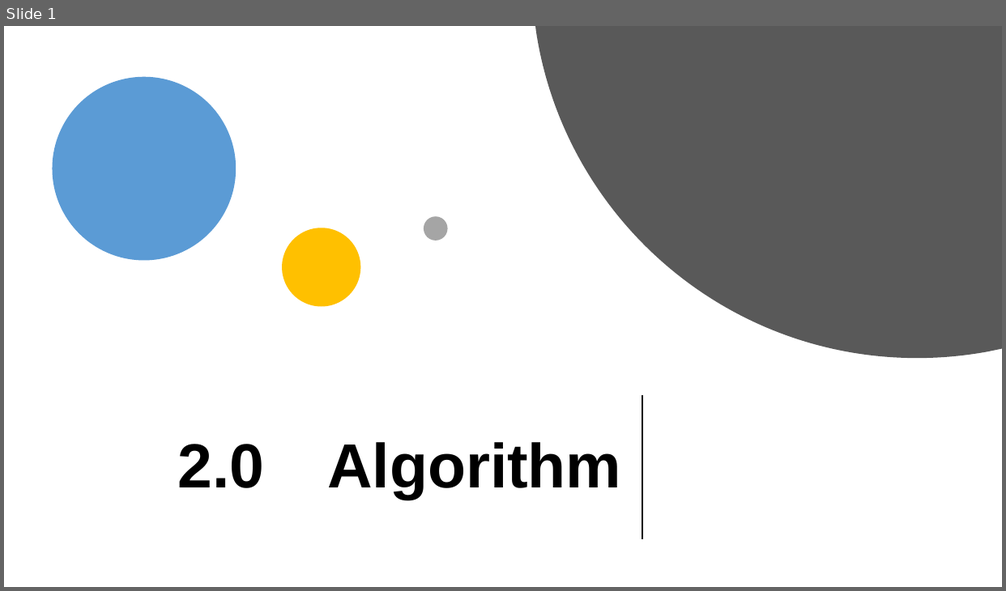
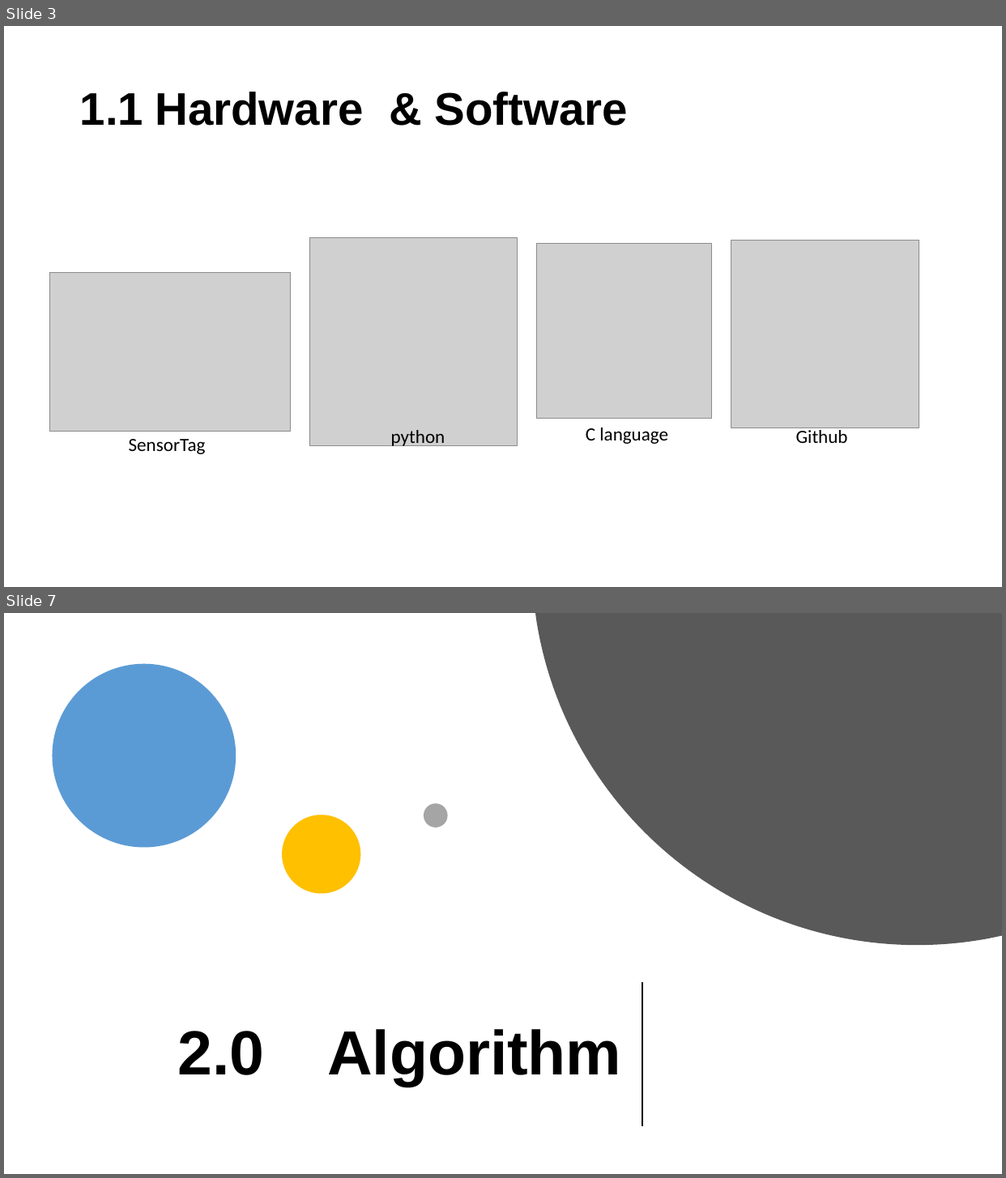
Before and after one commit to xzho2604/iot_project, a slide deck: report/iot_presentation2.pptx. Shown one above the other, each under a label of ours: slide 1 before the commit, slides 3 and 7 after it; the slides between them are not shown. The pictures are 1006x591 and 1006x1178 pixels, drawn with LibreOffice and Linux fonts; fonts in the diff are those of the drawing; grey boxes stand for pictures. Boxes give left, top, right and bottom in pixels: in the first picture for what was removed or moved away, otherwise in the second. Text is boxed around its words. In the diff, an @@ line names an element or a change of style, - is before the commit and + after.

```diff
--- a/report/iot_presentation2.pptx
+++ b/report/iot_presentation2.pptx
@@ slide 3 added at box(4, 26, 1002, 587), background #FFFFFF @@
@@ title added at box(80, 92, 628, 126), 44 pt, text #000000, bold @@
+1.1 Hardware & Software
@@ picture added at box(309, 238, 518, 446) @@
@@ picture added at box(537, 243, 712, 418) @@
@@ picture added at box(731, 240, 919, 428) @@
@@ picture added at box(49, 273, 290, 433) @@
@@ text added at box(391, 430, 445, 449), 18 pt, text #000000 @@
+python
@@ text added at box(586, 428, 668, 444), 18 pt, text #000000 @@
+C language
@@ text added at box(796, 428, 848, 443), 18 pt, text #000000 @@
+Github
@@ text added at box(129, 439, 206, 454), 18 pt, text #000000 @@
+SensorTag
@@ what was slide 1 is now slide 7 @@
```
Also in this commit, not shown: 5 other slides added.
